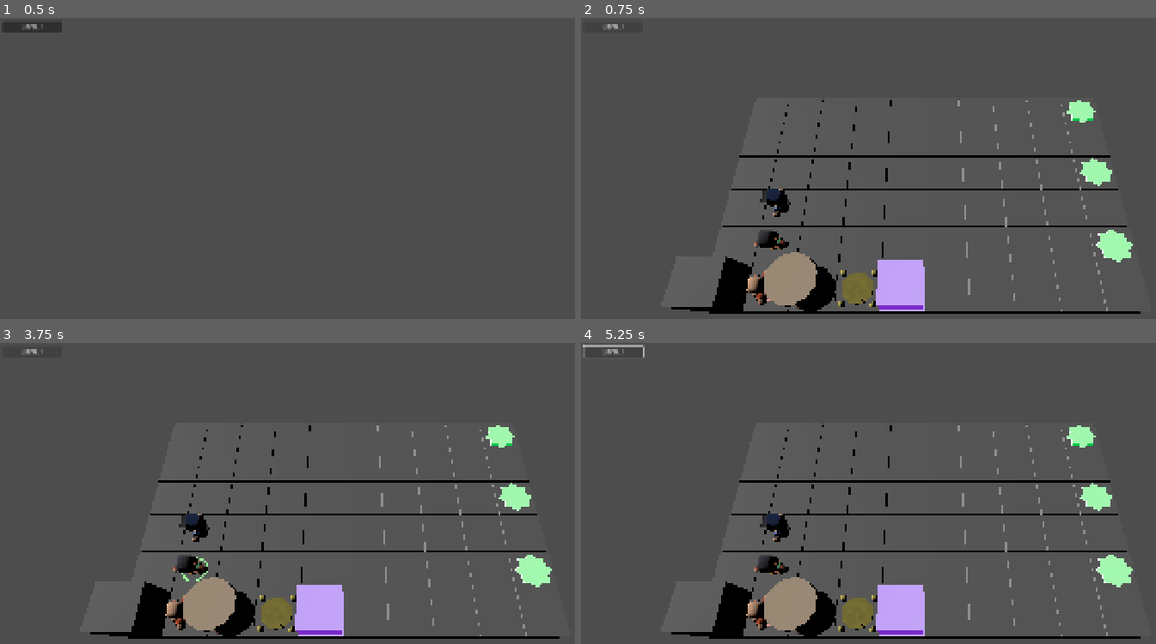
Above: before the commit, frames 1-4 (two rows, left to right).
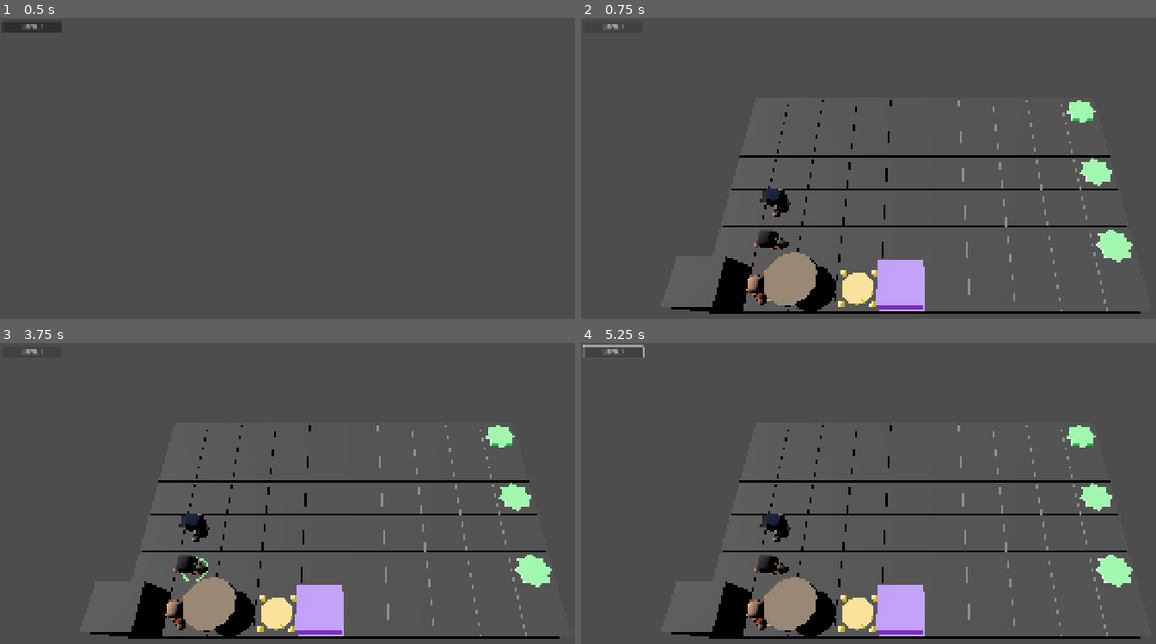
Above: after the commit, the same moments.

Repository: ggestein/jigsaw-of-the-sinking-star
Game: Godot game, scene res://scenes/tests/test_level_with_theme.tscn
The game is run twice, just before and just after one commit, with the same random seed, the same clock (stepped at 60 frames per second) and the same inputs. This scene is started directly instead of the project's main scene.
Inputs:
- Up to frame 1 (0.5 s): no input
- Up to frame 2 (0.75 s): click "LEVEL 1" at 0.5 s
- Up to frame 3 (3.75 s): click "LEVEL 1" at 1.25 s; tap Enter at 2, 3.5 s; hold D 2.03-2.78 s; tap R at 2.1 s; tap Space at 2.75 s; hold S 2.78-3.53 s; tap Z at 2.85 s; hold D from 3.53 s (still down); tap C at 3.6 s
- Up to frame 4 (5.25 s): tap Space at 4.25 s; release D at 4.28 s; hold W 4.28-5.03 s; tap F at 4.35 s; tap Enter at 5 s; hold A from 5.03 s (still down); tap Tab at 5.1 s

Frame 1 is identical in both runs. In frame 2, 0.6% of the frame differs, in the area x 44-52%, y 83-97%; in frame 3, 0.6%; in frame 4, 0.6%.

Commit message:
improve mage vfx

Diff:
--- a/scenes/effects/exchange_effect.tscn
+++ b/scenes/effects/exchange_effect.tscn
@@ -9,6 +9,13 @@
 [sub_resource type="CurveTexture" id="CurveTexture_12s16"]
 curve = SubResource("Curve_oytlt")
 
+[sub_resource type="Curve" id="Curve_12s16"]
+_data = [Vector2(0, 1), 0.0, 0.0, 0, 0, Vector2(1, 0.00993371), 0.0, 0.0, 0, 0]
+point_count = 2
+
+[sub_resource type="CurveTexture" id="CurveTexture_oytlt"]
+curve = SubResource("Curve_12s16")
+
 [sub_resource type="ParticleProcessMaterial" id="ParticleProcessMaterial_se8m8"]
 emission_shape = 3
 emission_box_extents = Vector3(10, 0.2, 0.2)
@@ -17,23 +24,61 @@
 use_rotation_3d = true
 rotation_3d_min = Vector3(0, 0, -180)
 rotation_3d_max = Vector3(0, 0, 180)
-spread = 36.841
-gravity = Vector3(0, 3, 0)
+direction = Vector3(0, 1, 0)
+spread = 21.969
+initial_velocity_min = 3.0
+initial_velocity_max = 3.0
 scale_min = 0.049999997
 scale_max = 0.099999994
+scale_curve = SubResource("CurveTexture_oytlt")
 color = Color(0.060000002, 1, 1, 1)
 alpha_curve = SubResource("CurveTexture_12s16")
 
+[sub_resource type="Gradient" id="Gradient_12s16"]
+offsets = PackedFloat32Array(0.5479675, 0.5918699)
+colors = PackedColorArray(0.00999999, 0.075999916, 1, 1, 1, 1, 1, 0)
+
+[sub_resource type="GradientTexture2D" id="GradientTexture2D_12s16"]
+gradient = SubResource("Gradient_12s16")
+width = 32
+height = 32
+fill = 1
+fill_from = Vector2(0.5, 0.5)
+fill_to = Vector2(1, 0.5)
+
+[sub_resource type="StandardMaterial3D" id="StandardMaterial3D_4ymyb"]
+transparency = 1
+blend_mode = 1
+albedo_color = Color(0, 0, 0, 1)
+albedo_texture = SubResource("GradientTexture2D_12s16")
+emission_enabled = true
+emission_texture = SubResource("GradientTexture2D_12s16")
+billboard_mode = 1
+
 [sub_resource type="QuadMesh" id="QuadMesh_y3kor"]
+material = SubResource("StandardMaterial3D_4ymyb")
+size = Vector2(0.15, 0.15)
+
+[sub_resource type="StandardMaterial3D" id="StandardMaterial3D_12s16"]
+transparency = 1
+blend_mode = 1
+emission_enabled = true
+emission = Color(0, 0.1500001, 1, 1)
+
+[sub_resource type="BoxMesh" id="BoxMesh_se8m8"]
 
 [node name="ExchangeEffect" type="Node3D" unique_id=1827276645]
 script = ExtResource("1_12s16")
 
 [node name="GPUParticles3D" type="GPUParticles3D" parent="." unique_id=1668404436]
 emitting = false
-amount = 6
-lifetime = 0.46
+amount = 1
+lifetime = 0.09999999999999999
 one_shot = true
-explosiveness = 1.0
+explosiveness = 0.8
 process_material = SubResource("ParticleProcessMaterial_se8m8")
 draw_pass_1 = SubResource("QuadMesh_y3kor")
+
+[node name="MeshInstance3D" type="MeshInstance3D" parent="." unique_id=1257454010]
+material_override = SubResource("StandardMaterial3D_12s16")
+mesh = SubResource("BoxMesh_se8m8")
--- /dev/null
+++ b/scenes/effects/trans_effect.tscn
@@ -0,0 +1,43 @@
+[gd_scene format=3 uid="uid://bglpgbxnkc5is"]
+
+[ext_resource type="Script" uid="uid://cxyjylicogmj8" path="res://scripts/scene_scripts/normal_effect.gd" id="1_cc0yh"]
+
+[sub_resource type="ParticleProcessMaterial" id="ParticleProcessMaterial_cc0yh"]
+direction = Vector3(0, 1, 0)
+spread = 145.513
+initial_velocity_min = 0.5
+initial_velocity_max = 4.0
+
+[sub_resource type="Gradient" id="Gradient_cc0yh"]
+offsets = PackedFloat32Array(0.51707315, 0.5626016)
+colors = PackedColorArray(0, 0, 1.913131, 1, 0, 0, 0, 0)
+
+[sub_resource type="GradientTexture2D" id="GradientTexture2D_mg6cm"]
+gradient = SubResource("Gradient_cc0yh")
+width = 32
+height = 32
+fill = 1
+fill_from = Vector2(0.5, 0.5)
+fill_to = Vector2(1, 0.5)
+
+[sub_resource type="StandardMaterial3D" id="StandardMaterial3D_bpm6f"]
+transparency = 1
+blend_mode = 1
+shading_mode = 0
+albedo_texture = SubResource("GradientTexture2D_mg6cm")
+billboard_mode = 1
+
+[sub_resource type="QuadMesh" id="QuadMesh_4065q"]
+material = SubResource("StandardMaterial3D_bpm6f")
+size = Vector2(0.2, 0.2)
+
+[node name="TransEffect" type="Node3D" unique_id=1636515704]
+script = ExtResource("1_cc0yh")
+
+[node name="GPUParticles3D" type="GPUParticles3D" parent="." unique_id=387122613]
+emitting = false
+lifetime = 0.3
+one_shot = true
+explosiveness = 0.57
+process_material = SubResource("ParticleProcessMaterial_cc0yh")
+draw_pass_1 = SubResource("QuadMesh_4065q")
--- a/scenes/entities/pad.tscn
+++ b/scenes/entities/pad.tscn
@@ -2,20 +2,10 @@
 
 [ext_resource type="Script" uid="uid://cbwqsywgkqclq" path="res://scripts/entities/pad.gd" id="1_2nkda"]
 
-[sub_resource type="FastNoiseLite" id="FastNoiseLite_382rk"]
-
-[sub_resource type="NoiseTexture2D" id="NoiseTexture2D_2nkda"]
-noise = SubResource("FastNoiseLite_382rk")
-
-[sub_resource type="NoiseTexture2D" id="NoiseTexture2D_j2u2j"]
-noise = SubResource("FastNoiseLite_382rk")
-
 [sub_resource type="StandardMaterial3D" id="StandardMaterial3D_2nkda"]
-albedo_color = Color(0.76, 0.71034664, 0.3344, 1)
-roughness_texture = SubResource("NoiseTexture2D_j2u2j")
-normal_enabled = true
+emission_enabled = true
+emission = Color(0.8076375, 0.6849876, 0, 1)
 normal_scale = 0.2
-normal_texture = SubResource("NoiseTexture2D_2nkda")
 
 [sub_resource type="CylinderMesh" id="CylinderMesh_se8m8"]
 
@@ -23,6 +13,7 @@
 
 [node name="Pad" type="Node3D" unique_id=512721982]
 script = ExtResource("1_2nkda")
+pressed_position = -0.08
 move_speed = 1.0
 
 [node name="MainButton" type="Node3D" parent="." unique_id=87388952]
--- a/scripts/asset_path_config.gd
+++ b/scripts/asset_path_config.gd
@@ -21,6 +21,9 @@
 static func exchange_effect_packedscene_path() -> StringName:
 	return EFFECT_BASE_PATH + "exchange_effect.tscn"
 
+static func trans_effect_packedscene_path() -> StringName:
+	return EFFECT_BASE_PATH + "trans_effect.tscn"
+
 static func pad_packedscene_path() -> StringName:
 	return ENTITIES_BASE_PATH + "pad.tscn"
 
--- a/scripts/main_game.gd
+++ b/scripts/main_game.gd
@@ -358,6 +358,10 @@
 				vfx_inst.name = "EXCHANGE_EFFECT"
 				vfx_inst.setup(1.0, from_node.position + Vector3.UP * 0.5, to_node.position + Vector3.UP * 0.5)
 				add_child(vfx_inst)
+				vfx_proto = load(AssetPathConfig.trans_effect_packedscene_path())
+				var trans_vfx_inst: Node3D = vfx_proto.instantiate()
+				trans_vfx_inst.position = from_node.position
+				add_child(trans_vfx_inst)
 	elif cmd is CmdCharacterBlockedMove:
 		var cmd_blocked = cmd as CmdCharacterBlockedMove
 		var node := character_node_map[cmd_blocked.chr_idx]
--- a/scripts/scene_scripts/exchange_effect.gd
+++ b/scripts/scene_scripts/exchange_effect.gd
@@ -2,22 +2,34 @@
 extends Node3D
 
 var particle: GPUParticles3D
+var mesh: MeshInstance3D
 var count_down_time := 1.0
+var cube_count_down := 0.15
 
 func setup(time: float, p0: Vector3, p1: Vector3):
 	count_down_time = time
 	position = lerp(p0, p1, 0.5)
 	var ext := (p1 - p0) * 0.5
-	ext = Vector3(
+	var particle_ext := Vector3(
 		max(0.2, abs(ext.x)),
 		max(0.2, abs(ext.y)),
 		max(0.2, abs(ext.z))
 	)
+	var cube_ext := Vector3(
+		max(0.01, abs(ext.x)),
+		max(0.01, abs(ext.y)),
+		max(0.01, abs(ext.z))
+	)
 	particle = get_node("GPUParticles3D") as GPUParticles3D
-	particle.process_material.emission_box_extents = ext
+	particle.process_material.emission_box_extents = particle_ext
 	particle.emitting = true
+	mesh = get_node("MeshInstance3D") as MeshInstance3D
+	mesh.scale = cube_ext * 2
 
 func _process(delta: float) -> void:
 	count_down_time -= delta
+	cube_count_down -= delta
 	if count_down_time < 0.0:
 		queue_free()
+	if cube_count_down < 0.0:
+		mesh.visible = false
--- /dev/null
+++ b/scripts/scene_scripts/normal_effect.gd
@@ -0,0 +1,20 @@
+extends Node
+
+@export var destroy_time := 1.0
+var cd_time := 0.0
+
+func _ready() -> void:
+	cd_time = destroy_time
+	emit_all_particles(self)
+
+func _process(delta: float) -> void:
+	cd_time -= delta
+	if cd_time < 0.0:
+		queue_free()
+
+func emit_all_particles(node: Node) -> void:
+	for c in node.get_children():
+		if c is GPUParticles3D:
+			var actual_particle := c as GPUParticles3D
+			actual_particle.emitting = true
+		emit_all_particles(c)
Not shown, added: scripts/scene_scripts/normal_effect.gd.uid
